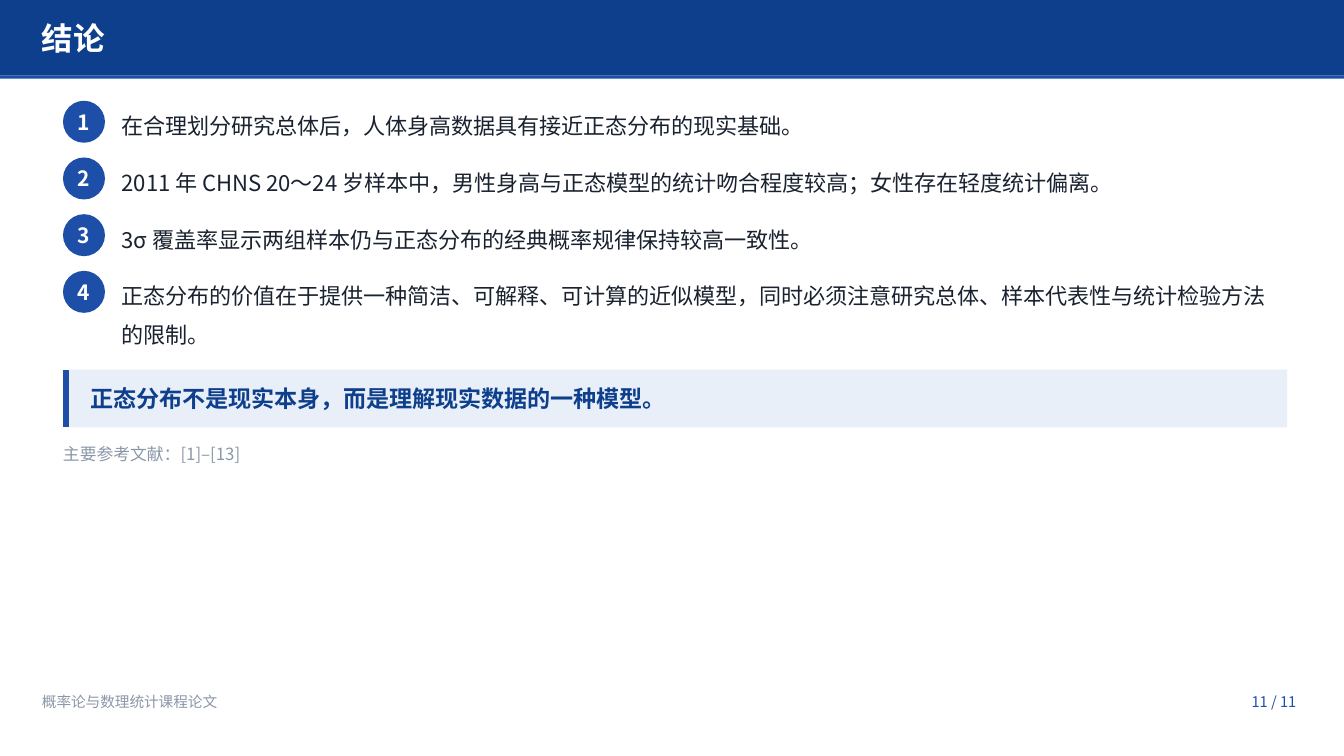
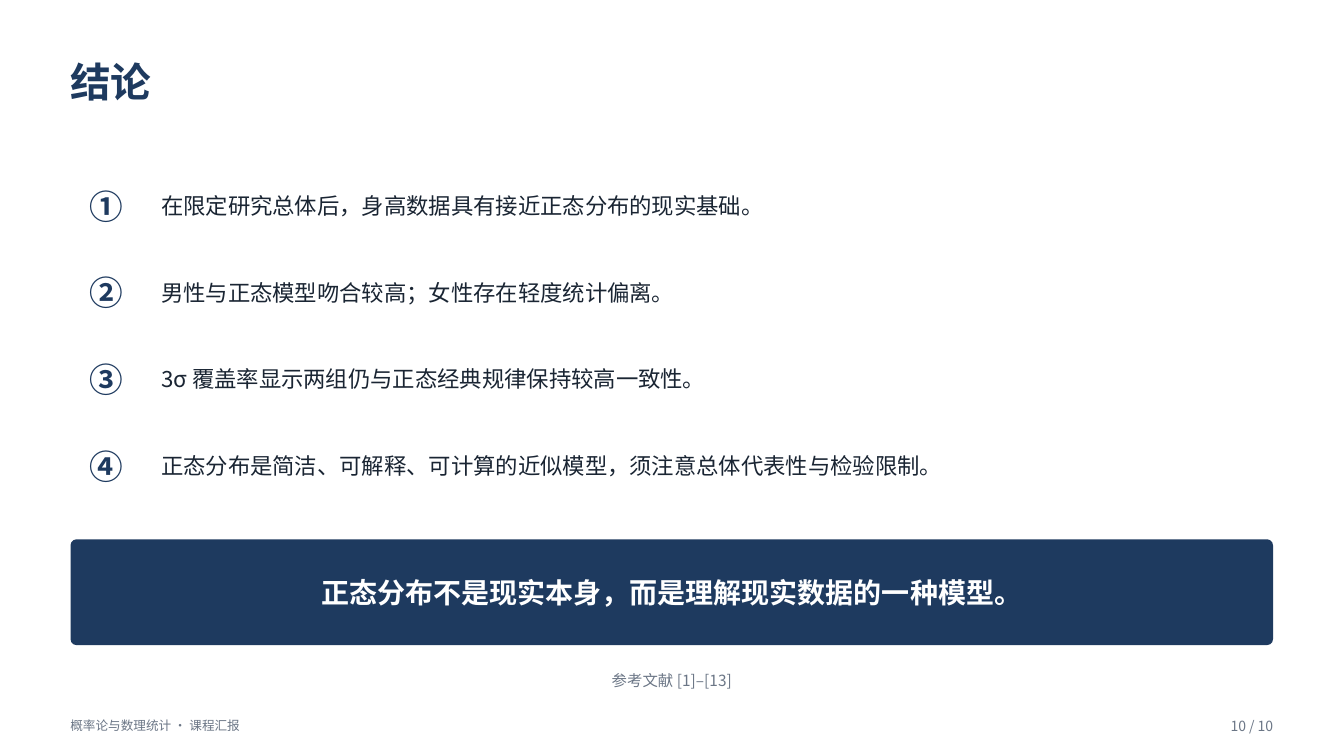
Before and after one commit to ChangGuanDaoRen/china-adult-height-normal-distribution, a slide deck: slide 10 of presentation/probability-statistics-course-presentation.pptx (slide 11 before the commit). Drawn at 1344x756 pixels with LibreOffice and Linux fonts; fonts in the diff are those of the drawing. Boxes give left, top, right and bottom in pixels: in the first picture for what was removed or moved away, otherwise in the second. Text is boxed around its words. In the diff, an @@ line names an element or a change of style, - is before the commit and + after.

```diff
--- a/presentation/probability-statistics-course-presentation.pptx
+++ b/presentation/probability-statistics-course-presentation.pptx
@@ rectangle removed at (x1=0, y1=0, x2=1344, y2=76) @@
@@ text "结论" moved from (x1=42, y1=23, x2=105, y2=53) to (x1=70, y1=62, x2=151, y2=101) @@
@@ text "结论" at (x1=70, y1=62, x2=151, y2=101): size 22.5 to 29 pt, text colour #FFFFFF to #1E3A5F; vertical alignment top to middle @@
@@ rectangle removed at (x1=0, y1=76, x2=1344, y2=79) @@
@@ rounded rectangle removed at (x1=63, y1=101, x2=105, y2=143) @@
@@ rounded rectangle removed at (x1=63, y1=157, x2=105, y2=200) @@
@@ text at (x1=89, y1=190, x2=123, y2=222): text changed; size 15 to 24 pt; text colour #FFFFFF to #1E3A5F @@
-1
+①
@@ text at (x1=161, y1=195, x2=764, y2=216): text changed; size 15.8 to 16 pt; text colour #1A2230 to #1A2533 @@
-在合理划分研究总体后，人体身高数据具有接近正态分布的现实基础。
+在限定研究总体后，身高数据具有接近正态分布的现实基础。
@@ rounded rectangle removed at (x1=63, y1=214, x2=105, y2=256) @@
@@ rounded rectangle removed at (x1=63, y1=271, x2=105, y2=314) @@
@@ text at (x1=89, y1=276, x2=123, y2=308): text changed; size 15 to 24 pt; text colour #FFFFFF to #1E3A5F @@
-2
+②
@@ text at (x1=161, y1=282, x2=674, y2=305): text changed; size 15.8 to 16 pt; text colour #1A2230 to #1A2533 @@
-2011 年 CHNS 20～24 岁样本中，男性身高与正态模型的统计吻合程度较高；女性存在轻度统计偏离。
+男性与正态模型吻合较高；女性存在轻度统计偏离。
@@ freeform shape removed at (x1=63, y1=370, x2=1288, y2=427) @@
@@ rectangle removed at (x1=70, y1=370, x2=1288, y2=427) @@
@@ text at (x1=89, y1=363, x2=123, y2=395): text changed; size 15 to 24 pt; text colour #FFFFFF to #1E3A5F @@
-3
+③
@@ text at (x1=161, y1=368, x2=705, y2=389): text changed; size 15.8 to 16 pt; text colour #1A2230 to #1A2533 @@
-3σ 覆盖率显示两组样本仍与正态分布的经典概率规律保持较高一致性。
+3σ 覆盖率显示两组仍与正态经典规律保持较高一致性。
@@ vertical alignment top to middle in 10 elements at (x1=161, y1=195, x2=764, y2=216), (x1=89, y1=190, x2=123, y2=222), (x1=89, y1=276, x2=123, y2=308), (x1=89, y1=363, x2=123, y2=395), (x1=89, y1=450, x2=123, y2=482), (x1=161, y1=368, x2=705, y2=389), (x1=161, y1=282, x2=674, y2=305), (x1=612, y1=673, x2=732, y2=689), (x1=70, y1=719, x2=239, y2=731), (x1=161, y1=455, x2=942, y2=476) @@
@@ text at (x1=89, y1=450, x2=123, y2=482): text changed; size 15 to 24 pt; text colour #FFFFFF to #1E3A5F @@
-4
+④
@@ text at (x1=161, y1=455, x2=942, y2=476): text changed; size 15.8 to 16 pt; text colour #1A2230 to #1A2533 @@
-正态分布的价值在于提供一种简洁、可解释、可计算的近似模型，同时必须注意研究总体、样本代表性与统计检验方法的限制。
+正态分布是简洁、可解释、可计算的近似模型，须注意总体代表性与检验限制。
@@ text "正态分布不是现实本身，而是理解现实数据的一种模型。" moved from (x1=90, y1=387, x2=665, y2=410) to (x1=321, y1=579, x2=1022, y2=607) @@
@@ text "正态分布不是现实本身，而是理解现实数据的一种模型。" at (x1=321, y1=579, x2=1022, y2=607): size 16.5 to 20 pt, text colour #0E3F8C to #FFFFFF; alignment left to centre; vertical alignment top to middle @@
@@ rounded rectangle added at (x1=71, y1=539, x2=1273, y2=645), fill #1E3A5F @@
@@ text at (x1=612, y1=673, x2=732, y2=689): text changed; size 12 to 11 pt; text colour #8B97A8 to #6B7686 @@
-主要参考文献：[1]–[13]
+参考文献 [1]–[13]
@@ text at (x1=70, y1=719, x2=239, y2=731): text changed; size 10.5 to 9 pt; text colour #8B97A8 to #6B7686 @@
-概率论与数理统计课程论文
+概率论与数理统计 · 课程汇报
@@ text removed at (x1=1252, y1=696, x2=1296, y2=707) @@
-11 / 11
@@ text added at (x1=1231, y1=720, x2=1274, y2=731), 10 pt, text #6B7686 @@
+10 / 10
```
Also in this commit, not shown: 5 other slides changed, 4 slides added, 5 slides removed, 7 other files.
